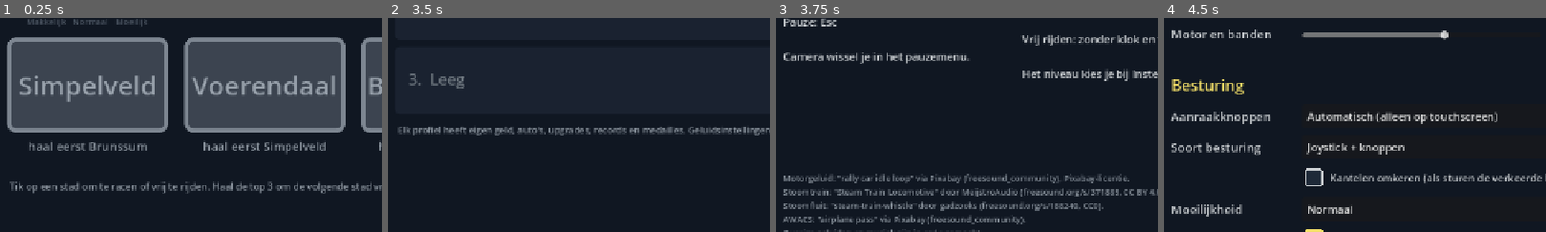
Above: before the commit, frames 1-4 (left to right).
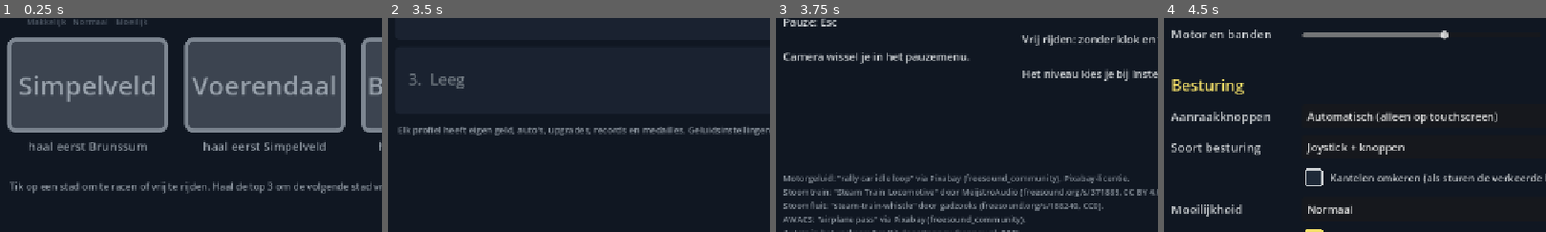
Above: after the commit, the same moments.

Repository: Clippie93/parkstad-racer
Game: Godot game, scene res://scenes/menu.tscn
The game is run twice, just before and just after one commit, with the same random seed, the same clock (stepped at 60 frames per second) and the same inputs. Sound files missing from this copy of the repository are replaced by a short silence.
Inputs:
- Up to frame 1 (0.25 s): no input
- Up to frame 2 (3.5 s): click "Racen" at 0.5 s; click "Garage" at 1.25 s; click "Racen" at 2 s; click "Profiel" at 2.75 s
- Up to frame 3 (3.75 s): click "Uitleg" at 3.5 s
- Up to frame 4 (4.5 s): click "Instellingen" at 4.25 s
The pictures show only the part of the screen within x 4-54%, y 50-100%; the shares and areas given below are measured in that part.

Frames 1-2 are identical in both runs. In frame 3, 0.1% of the frame differs, in the area x 2-64%, y 98-100%; in frame 4, nothing differs.

Commit message:
Verkeer: Kenney Car Kit-modellen (CC0) in de verkeerskleuren gelakt
Co-Authored-By: Claude Opus 5.5 <noreply@anthropic.com>

Diff:
--- a/scripts/intersection.gd
+++ b/scripts/intersection.gd
@@ -178,7 +178,7 @@
 		var c := TrafficCar.new()
 		c.name = "Cross traffic"
 		add_child(c)
-		c.build_look(colors[(i + int(s_c)) % colors.size()], false)
+		c.build_look(colors[(i + int(s_c)) % colors.size()], false, i + int(s_c))
 		var dir: float = -1.0 if i == 0 else 1.0        # rijrichting langs X
 		cross_cars.append({"car": c, "dir": dir, "x": -dir * (SIDE_LEN - 4.0 - float(i) * 20.0), "v": 0.0})
 
--- a/scripts/menu.gd
+++ b/scripts/menu.gd
@@ -588,7 +588,7 @@
         body.autowrap_mode = TextServer.AUTOWRAP_WORD_SMART
         body.custom_minimum_size = Vector2(w, 0)
         col.add_child(body)
-    var credit := _label("Motorgeluid: \"rally car idle loop …(256 unchanged characters)… s\" via Pixabay (freesound_community).\nOverige geluiden en muziek zijn in code gemaakt.", 14, Color("8d96a0"))
+    var credit := _label("Motorgeluid: \"rally car idle loop …(256 unchanged characters)… s\" via Pixabay (freesound_community).\nAuto's in het verkeer: Car Kit door Kenney (kenney.nl, CC0).\nOverige geluiden en muziek zijn in code gemaakt.", 14, Color("8d96a0"))
     help_box.add_child(credit)
     return page
 
--- a/scripts/race.gd
+++ b/scripts/race.gd
@@ -861,7 +861,7 @@
 		# op een gescheiden weg rijdt de linkerstrook duidelijk sneller (18-22 tegen 10-14 m/s),
 		# zodat twee verkeersauto's niet lang naast elkaar blijven rijden
 		var v: float = rng.randf_range(10.0, 14.0) + (8.0 if t.lane > 5.0 else 0.0)
-		t.setup(r, s, end_s, v, against, colors[rng.randi_range(0, colors.size() - 1)], rng.randf() < 0.2)
+		t.setup(r, s, end_s, v, against, colors[rng.randi_range(0, colors.size() - 1)], rng.randf() < 0.2, rng.randi_range(0, 99))
 
 # ---------------------------------------------------------------- spel
 # Ondergrond: naast de weg (gras, heide, plein) minder grip en een lagere topsnelheid.
--- a/scripts/traffic_car.gd
+++ b/scripts/traffic_car.gd
@@ -17,7 +17,7 @@
 var oncoming := false
 var lane := 3.4
 
-func setup(r, start_s: float, end_s: float, v: float, against: bool, color: Color, van: bool) -> void:
+func setup(r, start_s: float, end_s: float, v: float, against: bool, color: Color, van: bool, kind: int = -1) -> void:
 	route = r
 	s = start_s
 	s_max = end_s
@@ -26,7 +26,7 @@
 	oncoming = against
 	if not all.has(self):
 		all.append(self)
-	build_look(color, van)
+	build_look(color, van, kind)
 	_apply()
 
 func _enter_tree() -> void:
@@ -36,27 +36,84 @@
 func _exit_tree() -> void:
 	all.erase(self)
 
-func build_look(color: Color, van: bool) -> void:
+# Modellen uit de Car Kit van Kenney (CC0). Per model de kleurvlakken (64x64 op de
+# colormap) die samen de lak vormen: eerst het lichte vlak, daarna het donkere.
+# Een leeg lijstje = het model houdt zijn eigen kleur (taxi, bestelwagen).
+const MODELS := {
+	"sedan": [Vector2i(6, 2), Vector2i(6, 3)],
+	"sedan-sports": [Vector2i(6, 2), Vector2i(6, 3)],
+	"hatchback-sports": [Vector2i(3, 2), Vector2i(3, 3)],
+	"suv": [Vector2i(3, 4)],
+	"suv-luxury": [Vector2i(4, 2), Vector2i(4, 3)],
+	"taxi": [],
+	"van": [Vector2i(7, 2), Vector2i(7, 3)],
+	"delivery": [],
+}
+const CARS := ["sedan", "sedan-sports", "hatchback-sports", "suv", "suv-luxury", "sedan", "taxi"]
+const VANS := ["van", "delivery"]
+# Kenney-auto's zijn kort en breed; zo groot dat ze naast de racers passen
+const MODEL_SCALE := 1.35
+static var _scenes := {}     # model -> PackedScene
+static var _paints := {}     # "model|kleur" -> StandardMaterial3D
+
+static func _paint_mat(model: String, color: Color, base: StandardMaterial3D) -> StandardMaterial3D:
+	var cells: Array = MODELS[model]
+	if cells.is_empty():
+		return base
+	var key := model + "|" + color.to_html(false)
+	if _paints.has(key):
+		return _paints[key]
+	var img: Image = base.albedo_texture.get_image()
+	if img.is_compressed():
+		img = img.duplicate()
+		img.decompress()
+	var out: Image = img.duplicate()
+	var c0: Vector2i = cells[0]
+	var ref: float = maxf(img.get_pixel(c0.x * 64 + 32, c0.y * 64 + 32).get_luminance(), 0.01)
+	# de vlakken zijn effen: één kleur per vlak, met dezelfde helderheidsverhouding
+	for cell in cells:
+		var k: float = img.get_pixel(cell.x * 64 + 32, cell.y * 64 + 32).get_luminance() / ref
+		out.fill_rect(Rect2i(cell.x * 64, cell.y * 64, 64, 64), Color(color.r * k, color.g * k, color.b * k))
+	var m: StandardMaterial3D = base.duplicate()
+	m.albedo_texture = ImageTexture.create_from_image(out)
+	_paints[key] = m
+	return m
+
+func build_look(color: Color, van: bool, kind: int = -1) -> void:
 	sync_to_physics = false
+	var list: Array = VANS if van else CARS
+	if kind < 0:
+		kind = absi(hash(color.to_html()) + get_instance_id())
+	var model: String = list[kind % list.size()]
+	if not _scenes.has(model):
+		_scenes[model] = load("res://assets/traffic/%s.glb" % model)
+	var vis: Node3D = (_scenes[model] as PackedScene).instantiate()
+	vis.name = "Model"
+	# Kenney-modellen kijken naar +Z, het verkeer rijdt naar -Z
+	vis.rotation.y = PI
+	vis.scale = Vector3.ONE * MODEL_SCALE
+	add_child(vis)
+	var size := Vector3.ZERO
+	for mi in vis.find_children("*", "MeshInstance3D", true, false):
+		var m := mi as MeshInstance3D
+		var t := Transform3D.IDENTITY
+		var p: Node = m
+		while p != vis:
+			t = (p as Node3D).transform * t
+			p = p.get_parent()
+		var b: AABB = t * m.mesh.get_aabb()
+		size = size.max(Vector3(maxf(absf(b.position.x), absf(b.end.x)) * 2.0, b.end.y, maxf(absf(b.position.z), absf(b.end.z)) * 2.0))
+		for si in m.mesh.get_surface_count():
+			var base := m.mesh.surface_get_material(si) as StandardMaterial3D
+			if base != null and base.albedo_texture != null:
+				m.set_surface_override_material(si, _paint_mat(model, color, base))
+	size *= MODEL_SCALE
 	var shape := BoxShape3D.new()
-	shape.size = Vector3(1.9, 1.6 if not van else 2.3, 4.2 if not van else 4.9)
+	shape.size = Vector3(size.x * 0.95, size.y - 0.2, size.z * 0.95)
 	var cs := CollisionShape3D.new()
 	cs.shape = shape
 	cs.position.y = shape.size.y * 0.5 + 0.2
 	add_child(cs)
-	var dark := Color("23272c")
-	if van:
-		Kit.box(self, "Van body", Vector3(0, 1.3, 0.2), Vector3(1.9, 2.1, 4.4), color)
-		Kit.box(self, "Van windscreen", Vector3(0, 1.75, -2.03), Vector3(1.7, 0.7, 0.06), Color("4f6f7c"))
-	else:
-		Kit.box(self, "Body", Vector3(0, 0.8, 0), Vector3(1.8, 0.6, 4.1), color)
-		Kit.box(self, "Cabin", Vector3(0, 1.38, 0.2), Vector3(1.6, 0.58, 2.1), color)
-		Kit.box(self, "Windscreen", Vector3(0, 1.4, -0.87), Vector3(1.45, 0.42, 0.05), Color("4f6f7c"))
-	for x in [-0.85, 0.85]:
-		for z in [-1.3, 1.35]:
-			Kit.cyl(self, "Wheel", Vector3(x, 0.4, z), 0.38, 0.38, 0.24, dark, 10, "x")
-		Kit.box(self, "Rear lamp", Vector3(x * 0.8, 0.95, 2.06 if not van else 2.42), Vector3(0.3, 0.18, 0.04), Color("b0262a"))
-		Kit.box(self, "Head lamp", Vector3(x * 0.8, 0.9, -2.06 if not van else -2.0), Vector3(0.3, 0.16, 0.04), Color("f2ecc4"))
 
 func _physics_process(delta: float) -> void:
 	if route == null:
Not shown, added: assets/traffic/License_Kenney.txt
Binary file added: assets/traffic/Textures/colormap.png
Not shown, added: assets/traffic/Textures/colormap.png.import
Binary file added: assets/traffic/delivery.glb
Not shown, added: assets/traffic/delivery.glb.import
Binary file added: assets/traffic/hatchback-sports.glb
Not shown, added: assets/traffic/hatchback-sports.glb.import
Binary file added: assets/traffic/sedan-sports.glb
Not shown, added: assets/traffic/sedan-sports.glb.import
Binary file added: assets/traffic/sedan.glb
Not shown, added: assets/traffic/sedan.glb.import
Binary file added: assets/traffic/suv-luxury.glb
(and 7 more such lines)
